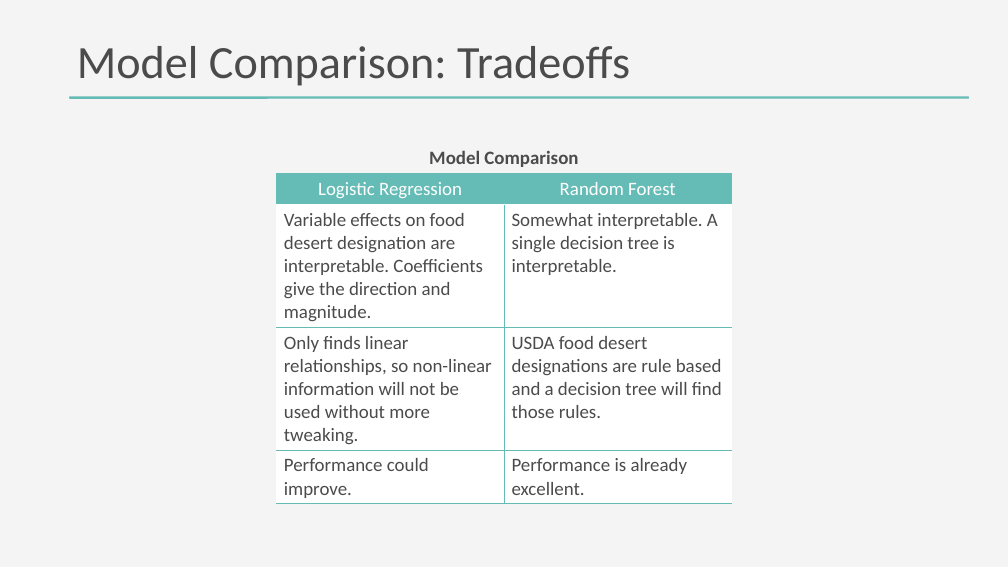
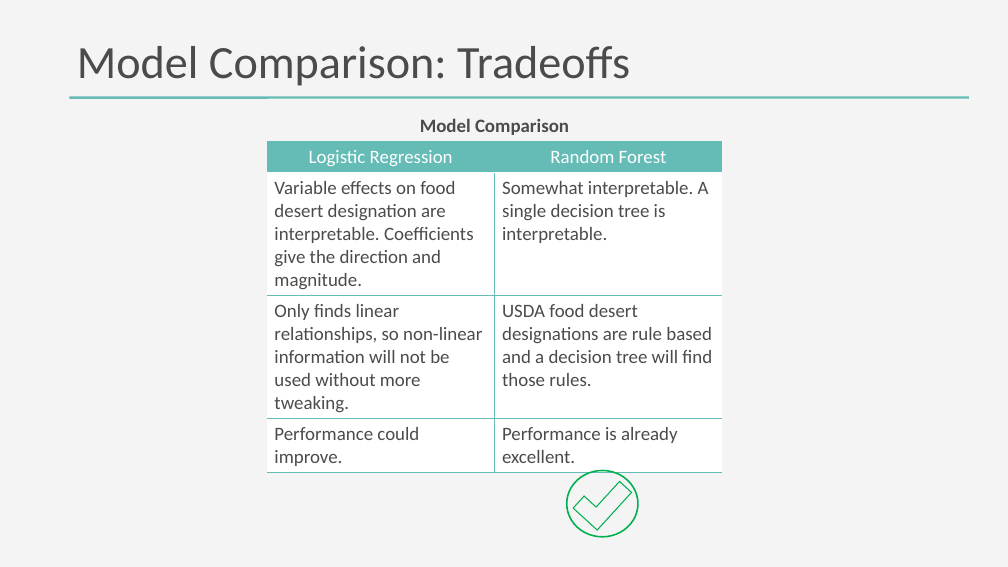
Before and after one commit to DanteHaywood/cfc_ds_screen, a slide deck: slide 17 of doc/2020_11_25_cfc_ds_technical_screen_haywood.pptx. Drawn at 1008x567 pixels with LibreOffice and Linux fonts; fonts in the diff are those of the drawing. Boxes give left, top, right and bottom in pixels: in the first picture for what was removed or moved away, otherwise in the second. Text is boxed around its words. In the diff, an @@ line names an element or a change of style, - is before the commit and + after.

```diff
--- a/doc/2020_11_25_cfc_ds_technical_screen_haywood.pptx
+++ b/doc/2020_11_25_cfc_ds_technical_screen_haywood.pptx
@@ table: place and size @@
-table at (277,143,732,502)
+table at (267,111,722,470)
@@ ellipse added at (567,470,638,537), outline #00B050 1.5 pt @@
@@ corner added at (573,471,631,530), outline #00B050 1 pt @@
```
Also in this commit, not shown: 3 other slides changed.
